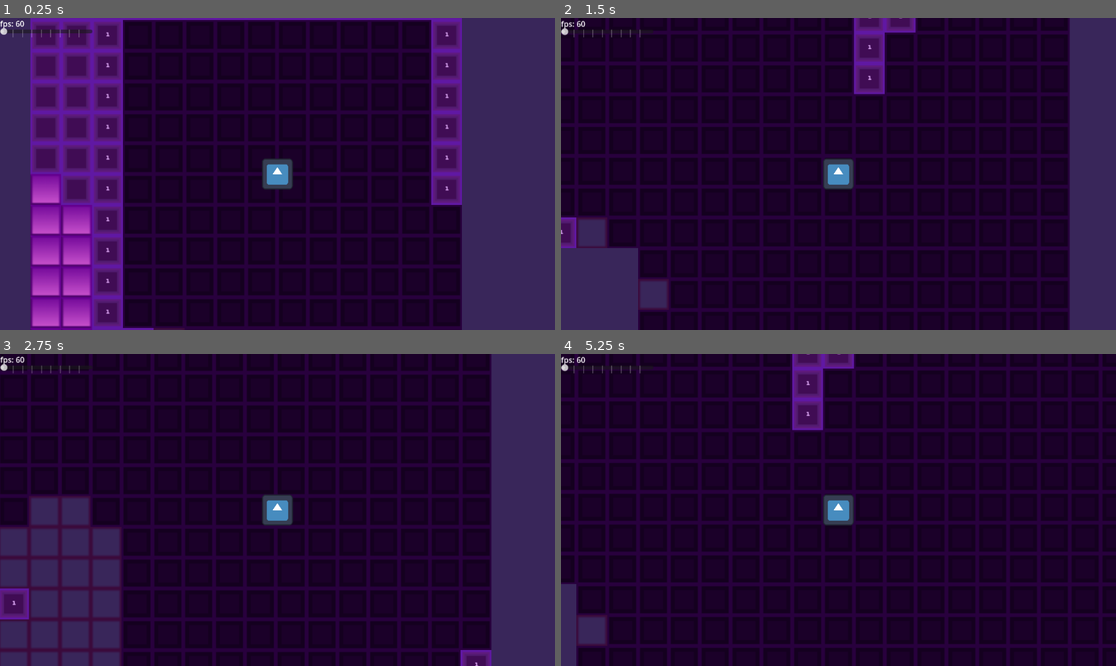
Above: before the commit, frames 1-4 (two rows, left to right).
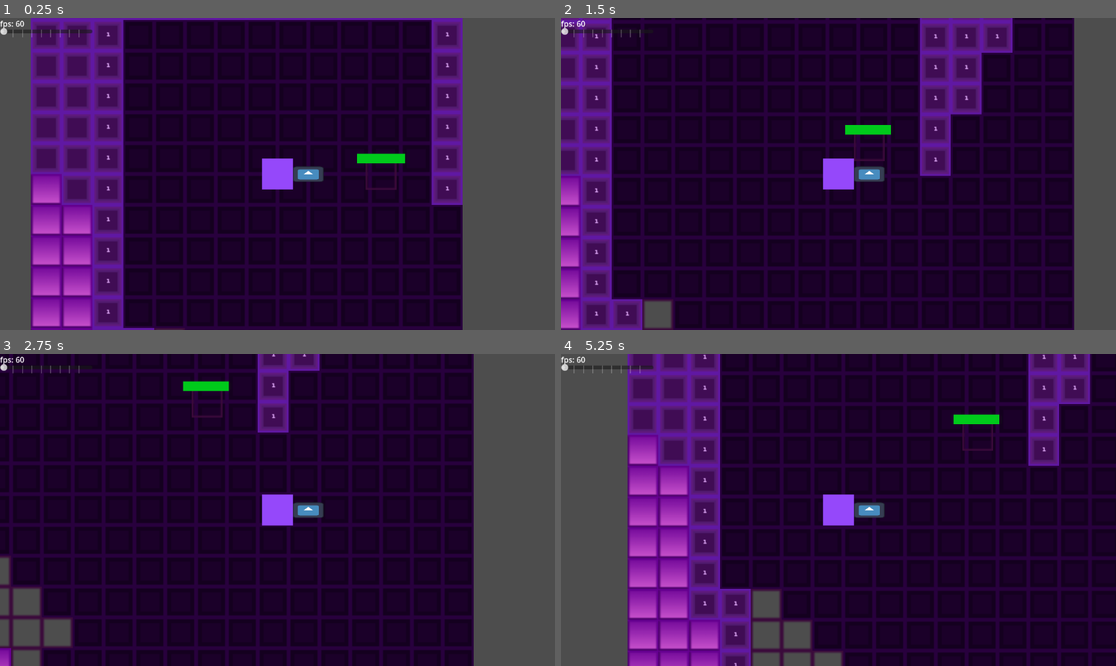
Above: after the commit, the same moments.

Repository: ninjassifi/Insanifactor
Game: Godot game, scene res://Scenes/Main.tscn
Same seed, same stepped clock (60 frames per second), same inputs: the game is played once before the commit and once after it. Before the commit the project starts from res://Main.tscn. The engine's default icon, where the game draws it, is replaced by a stand-in: a white triangle on a blue panel in a dark square.
Inputs (mouse positions are in pixels of both pictures, inside the frame that each line leads up to):
- Up to frame 1 (0.25 s): no input
- Up to frame 2 (1.5 s): tap Enter at 0.5 s; move the mouse to (960, 158) at 0.52 s; press the mouse at (960, 158) at 0.53 s; hold D (moveRight) 0.53-1.28 s; move the mouse to (727, 189) at 1.27 s; release the mouse at (727, 189) at 1.28 s; hold S (moveDown) from 1.28 s (still down); click (727, 189) at 1.35 s
- Up to frame 3 (2.75 s): move the mouse to (333, 441) at 2.02 s; release S (moveDown) at 2.03 s; press the mouse at (333, 441) at 2.03 s; hold D (moveRight) from 2.03 s (still down)
- Up to frame 4 (5.25 s): move the mouse to (810, 572) at 2.77 s; release D (moveRight) at 2.78 s; release the mouse at (810, 572) at 2.78 s; hold W (moveUp) 2.78-3.53 s; click (810, 572) at 2.85 s; move the mouse to (1005, 556) at 3.52 s; press the mouse at (1005, 556) at 3.53 s; hold A (moveLeft) 3.53-5.03 s; move the mouse to (672, 463) at 4.27 s; release the mouse at (672, 463) at 4.28 s; click (672, 463) at 4.35 s; move the mouse to (866, 510) at 5.02 s; press the mouse at (866, 510) at 5.03 s; hold S (moveDown) from 5.03 s (still down)

The runs differ from the first frame. In frame 1, 24% of the frame differs, in the area x 0-100%, y 0-100%; in frame 2, 40%; in frame 3, 35%; in frame 4, 49%.

Commit message:
Added weapon support, health, components
Tidied up some code, added components like health, attack, hitbox, health bar
Using new components, made a sword (godot icon) which does damage to any entity in it's area

Diff:
--- /dev/null
+++ b/Insanifactor GD/Base classes/character.tscn
@@ -0,0 +1,17 @@
+[gd_scene load_steps=3 format=3 uid="uid://c6vpiruf5jvw8"]
+
+[ext_resource type="PackedScene" uid="uid://dgbjyrhego31s" path="res://Components/health_component.tscn" id="2_op4dy"]
+[ext_resource type="PackedScene" uid="uid://de5pd3r6hp4q8" path="res://Components/hurtbox_component.tscn" id="3_l8js2"]
+
+[node name="Character" type="CharacterBody2D"]
+
+[node name="Sprite" type="Sprite2D" parent="."]
+
+[node name="HealthComponent" parent="." instance=ExtResource("2_op4dy")]
+
+[node name="HurtboxComponent" parent="." node_paths=PackedStringArray("health_component") instance=ExtResource("3_l8js2")]
+health_component = NodePath("../HealthComponent")
+
+[node name="Area" type="CollisionShape2D" parent="HurtboxComponent"]
+
+[node name="CollisionShape" type="CollisionShape2D" parent="."]
--- /dev/null
+++ b/Insanifactor GD/Base classes/entity.tscn
@@ -0,0 +1,5 @@
+[gd_scene format=3 uid="uid://be2s2c4mgkqnc"]
+
+[node name="Entity" type="Node2D"]
+
+[node name="Sprite" type="Sprite2D" parent="."]
--- /dev/null
+++ b/Insanifactor GD/Base classes/static_object.tscn
@@ -0,0 +1,14 @@
+[gd_scene load_steps=3 format=3 uid="uid://cwhcbglejme4e"]
+
+[ext_resource type="PackedScene" uid="uid://de5pd3r6hp4q8" path="res://Components/hurtbox_component.tscn" id="1_1c7er"]
+[ext_resource type="PackedScene" uid="uid://dgbjyrhego31s" path="res://Components/health_component.tscn" id="2_6l51x"]
+
+[node name="StaticObject" type="StaticBody2D"]
+
+[node name="Sprite" type="Sprite2D" parent="."]
+
+[node name="HealthComponent" parent="." instance=ExtResource("2_6l51x")]
+
+[node name="HurtboxComponent" parent="." instance=ExtResource("1_1c7er")]
+
+[node name="CollisionShape" type="CollisionShape2D" parent="."]
--- /dev/null
+++ b/Insanifactor GD/Base classes/weapon.tscn
@@ -0,0 +1,8 @@
+[gd_scene load_steps=2 format=3 uid="uid://yxkeakeqje17"]
+
+[ext_resource type="Script" path="res://Scripts/weapon.gd" id="1_luqd2"]
+
+[node name="Weapon" type="Node2D"]
+script = ExtResource("1_luqd2")
+
+[node name="Sprite" type="Sprite2D" parent="."]
--- /dev/null
+++ b/Insanifactor GD/Components/attack_component.gd
@@ -0,0 +1,51 @@
+extends Area2D
+
+class_name AttackComponent
+
+# Ammount of damage that this weapon does
+@export var attack_damage : float = 1.0
+@export var attack_cooldown : float = 1.0
+
+var can_attack : bool = false
+var cooldownTimer := Timer.new()
+var enemy
+
+func _ready():
+	add_child(cooldownTimer)
+	initCooldownTimer()
+
+
+func onAreaEntered(area):
+	enemy = area
+	can_attack = true
+	#print("detected")
+
+
+func onAreaExited(area):
+	can_attack = false
+
+
+func attack():
+	# If cannot attack or cooldown is still not 0, return
+	if(!can_attack):
+		return
+
+	if(cooldownTimer.time_left != 0):
+		return
+
+	if(enemy.has_method("damage")):
+		enemy.damage(attack_damage)
+		# Start it over so we don't do damage 20x per second
+		resetCooldownTimer()
+
+
+func initCooldownTimer():
+	cooldownTimer.wait_time = attack_cooldown
+	cooldownTimer.autostart = true
+	cooldownTimer.one_shot = true
+	cooldownTimer.start()
+
+
+func resetCooldownTimer():
+	cooldownTimer.wait_time = attack_cooldown
+	cooldownTimer.start()
--- /dev/null
+++ b/Insanifactor GD/Components/attack_component.tscn
@@ -0,0 +1,6 @@
+[gd_scene load_steps=2 format=3 uid="uid://dkxpobckdwh2c"]
+
+[ext_resource type="Script" path="res://Components/attack_component.gd" id="1_wkjh1"]
+
+[node name="AttackComponent" type="Area2D"]
+script = ExtResource("1_wkjh1")
--- /dev/null
+++ b/Insanifactor GD/Components/health_bar_component.gd
@@ -0,0 +1,16 @@
+extends Node
+
+class_name HealthBarComponent
+
+@export var health_component : HealthComponent
+
+@onready var bar : ProgressBar = $ProgressBar
+
+func _ready():
+	bar.min_value = 0.0
+	bar.max_value = health_component.max_health
+
+
+# When the health component damaged signal is sent:
+func damaged():
+	bar.value = health_component.health
--- /dev/null
+++ b/Insanifactor GD/Components/health_bar_component.tscn
@@ -0,0 +1,6 @@
+[gd_scene load_steps=2 format=3 uid="uid://cum5ewuce1sgx"]
+
+[ext_resource type="Script" path="res://Components/health_bar_component.gd" id="1_o04el"]
+
+[node name="HealthBarComponent" type="Node2D"]
+script = ExtResource("1_o04el")
--- /dev/null
+++ b/Insanifactor GD/Components/health_component.gd
@@ -0,0 +1,25 @@
+extends Node
+
+class_name HealthComponent
+
+signal damaged
+
+@export var max_health : float = 10.0;
+var health;
+
+func _ready():
+	health = max_health
+
+
+# Does damage and things to this health
+func damage(damage : float) -> void:
+	damaged.emit()
+
+	health = health - damage
+	# If health is less than 0, than rid this node
+	if(health <= 0):
+		die()
+
+
+func die() -> void:
+	get_parent().queue_free()
--- /dev/null
+++ b/Insanifactor GD/Components/health_component.tscn
@@ -0,0 +1,6 @@
+[gd_scene load_steps=2 format=3 uid="uid://dgbjyrhego31s"]
+
+[ext_resource type="Script" path="res://Components/health_component.gd" id="1_0juor"]
+
+[node name="HealthComponent" type="Node2D"]
+script = ExtResource("1_0juor")
--- /dev/null
+++ b/Insanifactor GD/Components/hurtbox_component.gd
@@ -0,0 +1,10 @@
+extends Area2D
+
+class_name HurtComponent
+
+@export var health_component : HealthComponent
+
+func damage(damage : float):
+	# If health component exists, damage the heath component
+	if health_component:
+		health_component.damage(damage)
--- /dev/null
+++ b/Insanifactor GD/Components/hurtbox_component.tscn
@@ -0,0 +1,6 @@
+[gd_scene load_steps=2 format=3 uid="uid://de5pd3r6hp4q8"]
+
+[ext_resource type="Script" path="res://Components/hurtbox_component.gd" id="1_26aam"]
+
+[node name="HurtboxComponent" type="Area2D"]
+script = ExtResource("1_26aam")
--- /dev/null
+++ b/Insanifactor GD/Scenes/Main.tscn
@@ -0,0 +1,117 @@
+[gd_scene load_steps=14 format=3 uid="uid://dj1050wh66gg5"]
+
+[ext_resource type="Script" path="res://Scripts/Main.gd" id="1_4rfff"]
+[ext_resource type="PackedScene" uid="uid://cedoxu0lnsch0" path="res://Scenes/control.tscn" id="1_ama7d"]
+[ext_resource type="Texture2D" uid="uid://d260tyakn2uhx" path="res://Textures/New floorwallcollider.png" id="2_lshfe"]
+[ext_resource type="PackedScene" uid="uid://c5isjbm3omwj" path="res://Scenes/player.tscn" id="3_du2w6"]
+[ext_resource type="Script" path="res://Scripts/UI.gd" id="3_lg28v"]
+[ext_resource type="Script" path="res://Scripts/FPS.gd" id="4_0wuh4"]
+[ext_resource type="Texture2D" uid="uid://dxmiot304oi8l" path="res://Textures/Floor wall and collider.png" id="5_858kp"]
+[ext_resource type="PackedScene" uid="uid://nxhcsbs6vwmp" path="res://Scenes/enemy.tscn" id="5_fbb5s"]
+[ext_resource type="Script" path="res://Scripts/TileMap.gd" id="5_pymua"]
+[ext_resource type="PackedScene" uid="uid://2i5w1lfylqp0" path="res://Scenes/main_menu.tscn" id="9_e01j0"]
+
+[sub_resource type="TileSetAtlasSource" id="TileSetAtlasSource_574xc"]
+texture = ExtResource("2_lshfe")
+texture_region_size = Vector2i(32, 32)
+0:0/0 = 0
+0:0/0/physics_layer_0/linear_velocity = Vector2(0, 0)
+0:0/0/physics_layer_0/angular_velocity = 0.0
+0:1/0 = 0
+0:1/0/physics_layer_0/linear_velocity = Vector2(0, 0)
+0:1/0/physics_layer_0/angular_velocity = 0.0
+0:2/0 = 0
+0:2/0/physics_layer_0/linear_velocity = Vector2(0, 0)
+0:2/0/physics_layer_0/angular_velocity = 0.0
+0:2/0/physics_layer_0/polygon_0/points = PackedVector2Array(-16, -16, 16, -16, 16, 16, -16, 16)
+
+[sub_resource type="TileSetAtlasSource" id="TileSetAtlasSource_ybeyq"]
+texture = ExtResource("5_858kp")
+texture_region_size = Vector2i(32, 32)
+0:0/0 = 0
+0:0/0/physics_layer_0/linear_velocity = Vector2(0, 0)
+0:0/0/physics_layer_0/angular_velocity = 0.0
+0:1/0 = 0
+0:1/0/physics_layer_0/linear_velocity = Vector2(0, 0)
+0:1/0/physics_layer_0/angular_velocity = 0.0
+0:2/0 = 0
+0:2/0/physics_layer_0/linear_velocity = Vector2(0, 0)
+0:2/0/physics_layer_0/angular_velocity = 0.0
+0:2/0/physics_layer_0/polygon_0/points = PackedVector2Array(-14, -14, 14, -14, 14, 13.5, -14, 14)
+
+[sub_resource type="TileSet" id="TileSet_npyit"]
+tile_size = Vector2i(32, 32)
+physics_layer_0/collision_layer = 1
+sources/2 = SubResource("TileSetAtlasSource_ybeyq")
+sources/1 = SubResource("TileSetAtlasSource_574xc")
+
+[node name="Main" type="Node2D"]
+script = ExtResource("1_4rfff")
+
+[node name="Terrain" type="TileMap" parent="."]
+show_behind_parent = true
+z_as_relative = false
+scale = Vector2(2, 2)
+tile_set = SubResource("TileSet_npyit")
+format = 2
+layer_0/y_sort_enabled = true
+layer_0/tile_data = PackedInt32Array(-65536, 0, 0, -1, 0, 0, 65535, 0, 0, 0, 0, 0, 1, 0, 1, -65535, 0, 1, -131071, 0, 1, -131072, 0, 1, -65537, 0, 1, -65538, 0, 1, -2, 0, 1, 65534, 0, 1, 131070, 0, 1, 131071, 0, 1, 65536, 0, 1, 65537, 0, 1)
+script = ExtResource("5_pymua")
+
+[node name="TerrainGen" type="Node" parent="Terrain"]
+
+[node name="Enemy" parent="." instance=ExtResource("5_fbb5s")]
+position = Vector2(215, 1)
+
+[node name="Player" parent="." instance=ExtResource("3_du2w6")]
+
+[node name="Camera" type="Camera2D" parent="Player"]
+
+[node name="CanvasLayer" type="CanvasLayer" parent="."]
+layer = 6
+follow_viewport_enabled = true
+
+[node name="Ui" parent="CanvasLayer" instance=ExtResource("1_ama7d")]
+process_priority = 1
+top_level = true
+anchors_preset = 9
+anchor_right = 0.0
+offset_left = -512.0
+offset_top = -324.0
+offset_right = -512.0
+offset_bottom = -324.0
+grow_horizontal = 1
+script = ExtResource("3_lg28v")
+
+[node name="FPS" type="Label" parent="CanvasLayer/Ui"]
+layout_mode = 1
+anchors_preset = -1
+anchor_right = 0.035
+anchor_bottom = 0.035
+offset_right = -0.32
+offset_bottom = 0.32
+script = ExtResource("4_0wuh4")
+
+[node name="ChunkRadius" type="HSlider" parent="CanvasLayer/Ui"]
+layout_mode = 0
+offset_top = 20.0
+offset_right = 192.0
+offset_bottom = 36.0
+max_value = 20.0
+tick_count = 10
+
+[node name="Main menu" parent="." instance=ExtResource("9_e01j0")]
+visible = false
+anchors_preset = 15
+anchor_left = 0.0
+anchor_top = 0.0
+anchor_right = 1.0
+anchor_bottom = 1.0
+offset_left = 0.0
+offset_top = 0.0
+offset_right = 0.0
+offset_bottom = 0.0
+size_flags_horizontal = 4
+size_flags_vertical = 4
+
+[connection signal="value_changed" from="CanvasLayer/Ui/ChunkRadius" to="." method="onChunkRadiusChanged"]
--- /dev/null
+++ b/Insanifactor GD/Scenes/control.tscn
@@ -0,0 +1,9 @@
+[gd_scene format=3 uid="uid://cedoxu0lnsch0"]
+
+[node name="Control" type="Control"]
+layout_mode = 3
+anchors_preset = 15
+anchor_right = 1.0
+anchor_bottom = 1.0
+grow_horizontal = 2
+grow_vertical = 2
--- /dev/null
+++ b/Insanifactor GD/Scenes/enemy.tscn
@@ -0,0 +1,51 @@
+[gd_scene load_steps=9 format=3 uid="uid://nxhcsbs6vwmp"]
+
+[ext_resource type="PackedScene" uid="uid://c6vpiruf5jvw8" path="res://Base classes/character.tscn" id="1_ihp46"]
+[ext_resource type="Texture2D" uid="uid://dgowe18sgag66" path="res://Textures/floor.png" id="2_o8y1g"]
+[ext_resource type="PackedScene" uid="uid://cum5ewuce1sgx" path="res://Components/health_bar_component.tscn" id="3_xtryh"]
+
+[sub_resource type="Gradient" id="Gradient_1bqio"]
+offsets = PackedFloat32Array(0.0296296, 1)
+colors = PackedColorArray(1.44392e-07, 0.792496, 0.107505, 1, 0, 0, 0, 1)
+
+[sub_resource type="GradientTexture1D" id="GradientTexture1D_dtcgm"]
+gradient = SubResource("Gradient_1bqio")
+width = 1
+
+[sub_resource type="StyleBoxTexture" id="StyleBoxTexture_0jhrc"]
+texture = SubResource("GradientTexture1D_dtcgm")
+
+[sub_resource type="RectangleShape2D" id="RectangleShape2D_fiddh"]
+size = Vector2(66, 66)
+
+[sub_resource type="RectangleShape2D" id="RectangleShape2D_n78dt"]
+size = Vector2(64, 64)
+
+[node name="Enemy" instance=ExtResource("1_ihp46")]
+
+[node name="Sprite" parent="." index="0"]
+scale = Vector2(4, 4)
+texture = ExtResource("2_o8y1g")
+
+[node name="HealthComponent" parent="." index="1"]
+max_health = 30.0
+
+[node name="HealthBarComponent" parent="." index="2" node_paths=PackedStringArray("health_component") instance=ExtResource("3_xtryh")]
+health_component = NodePath("../HealthComponent")
+
+[node name="ProgressBar" type="ProgressBar" parent="HealthBarComponent" index="0"]
+offset_left = -50.0
+offset_top = -43.0
+offset_right = 50.0
+offset_bottom = -23.0
+theme_override_styles/fill = SubResource("StyleBoxTexture_0jhrc")
+value = 69.0
+show_percentage = false
+
+[node name="Area" parent="HurtboxComponent" index="0"]
+shape = SubResource("RectangleShape2D_fiddh")
+
+[node name="CollisionShape" parent="." index="4"]
+shape = SubResource("RectangleShape2D_n78dt")
+
+[connection signal="damaged" from="HealthComponent" to="HealthBarComponent" method="damaged"]
--- /dev/null
+++ b/Insanifactor GD/Scenes/main_menu.tscn
@@ -0,0 +1,37 @@
+[gd_scene format=3 uid="uid://2i5w1lfylqp0"]
+
+[node name="Main menu" type="Control"]
+layout_mode = 3
+anchor_left = 0.483
+anchor_top = 0.469
+anchor_right = 0.483
+anchor_bottom = 0.469
+offset_left = -556.416
+offset_top = -303.912
+offset_right = -556.416
+offset_bottom = -303.912
+grow_horizontal = 2
+grow_vertical = 2
+
+[node name="VBoxContainer" type="VBoxContainer" parent="."]
+layout_mode = 1
+anchors_preset = -1
+offset_left = -249.0
+offset_top = -51.0
+offset_right = 250.0
+offset_bottom = 51.0
+grow_horizontal = 2
+grow_vertical = 2
+metadata/_edit_use_anchors_ = true
+
+[node name="Start" type="Button" parent="VBoxContainer"]
+layout_mode = 2
+text = "START"
+
+[node name="Settings" type="Button" parent="VBoxContainer"]
+layout_mode = 2
+text = "SETTINGS"
+
+[node name="Exit" type="Button" parent="VBoxContainer"]
+layout_mode = 2
+text = "EXIT"
--- /dev/null
+++ b/Insanifactor GD/Scenes/player.tscn
@@ -0,0 +1,34 @@
+[gd_scene load_steps=6 format=3 uid="uid://c5isjbm3omwj"]
+
+[ext_resource type="PackedScene" uid="uid://c6vpiruf5jvw8" path="res://Base classes/character.tscn" id="1_66rpu"]
+[ext_resource type="Script" path="res://Scripts/Player.gd" id="2_ld15n"]
+[ext_resource type="PackedScene" uid="uid://dk1p2yocco82u" path="res://Scenes/sword.tscn" id="4_vnu2s"]
+
+[sub_resource type="RectangleShape2D" id="RectangleShape2D_yk3uy"]
+size = Vector2(66, 66)
+
+[sub_resource type="RectangleShape2D" id="RectangleShape2D_tnwee"]
+size = Vector2(64, 64)
+
+[node name="Player" instance=ExtResource("1_66rpu")]
+script = ExtResource("2_ld15n")
+
+[node name="Sprite2" type="ColorRect" parent="." index="0"]
+offset_left = -32.0
+offset_top = -32.0
+offset_right = 32.0
+offset_bottom = 32.0
+color = Color(0.584314, 0.282353, 0.980392, 1)
+
+[node name="Sprite" parent="." index="1"]
+scale = Vector2(0.5, 0.5)
+
+[node name="Area" parent="HurtboxComponent" index="0"]
+shape = SubResource("RectangleShape2D_yk3uy")
+
+[node name="CollisionShape" parent="." index="4"]
+shape = SubResource("RectangleShape2D_tnwee")
+
+[node name="Sword" parent="." index="5" instance=ExtResource("4_vnu2s")]
+position = Vector2(64, 0)
+scale = Vector2(0.5, 0.5)
--- /dev/null
+++ b/Insanifactor GD/Scenes/sword.tscn
@@ -0,0 +1,27 @@
+[gd_scene load_steps=5 format=3 uid="uid://dk1p2yocco82u"]
+
+[ext_resource type="PackedScene" uid="uid://yxkeakeqje17" path="res://Base classes/weapon.tscn" id="1_h4e4d"]
+[ext_resource type="Texture2D" uid="uid://cu3m5r4a1gcfr" path="res://Textures/icon.svg" id="2_4o25l"]
+[ext_resource type="PackedScene" uid="uid://dkxpobckdwh2c" path="res://Components/attack_component.tscn" id="3_jndrd"]
+
+[sub_resource type="RectangleShape2D" id="RectangleShape2D_agmtf"]
+size = Vector2(128, 64)
+
+[node name="Sword" node_paths=PackedStringArray("attack_component") instance=ExtResource("1_h4e4d")]
+attack_component = NodePath("AttackComponent")
+
+[node name="Sprite" parent="." index="0"]
+position = Vector2(0, 1)
+scale = Vector2(1, 0.5)
+texture = ExtResource("2_4o25l")
+
+[node name="AttackComponent" parent="." index="1" instance=ExtResource("3_jndrd")]
+attack_damage = 1.4
+attack_cooldown = 0.3
+
+[node name="Area" type="CollisionShape2D" parent="AttackComponent" index="0"]
+position = Vector2(0, 1)
+shape = SubResource("RectangleShape2D_agmtf")
+
+[connection signal="area_entered" from="AttackComponent" to="AttackComponent" method="onAreaEntered"]
+[connection signal="area_exited" from="AttackComponent" to="AttackComponent" method="onAreaExited"]
--- a/Insanifactor GD/Scripts/Main.gd
+++ b/Insanifactor GD/Scripts/Main.gd
@@ -38,7 +38,7 @@
 
 
 
-	print(playerPos);
+	#print(playerPos);
 	# Generate chunks at player
 	terrain.generatePlayer(playerPos);
 
--- /dev/null
+++ b/Insanifactor GD/Scripts/Player.gd
@@ -0,0 +1,16 @@
+extends CharacterBody2D
+
+
+@export var speed : float = 300.0
+
+func _physics_process(delta):
+	velocity = Vector2.ZERO; # The player's movement vector.
+	var direction = Input.get_vector("moveLeft", "moveRight", "moveUp", "moveDown")
+
+	velocity = direction.normalized() * speed; # This turns it so that your velocity isn't faster when pressing w and d at the same time
+	velocity = velocity * delta; # velocity per second, not per frame
+	move_and_collide(velocity);
+
+func damage(damage : float):
+	var health_component : HealthComponent = $HealthComponent
+	health_component.damage(damage)
--- a/Insanifactor GD/Scripts/TileMap.gd
+++ b/Insanifactor GD/Scripts/TileMap.gd
@@ -3,7 +3,6 @@
 # Some info: Always setcell at layer 0, because that is the floor layer
 # Current tilemap:
 var globalTextureMapIndex = 1;
-# Tile stuff
 
 # Types of tile
 enum TileType{
@@ -66,15 +65,6 @@
 	TileExact.WALL_ALONE_COLLIDE : Vector2i(0, 2)
 };
 
-# Size of chunks (in tiles)
-var chunkSizeX = 2;
-var chunkSizeY = 2;
-
-# Radius for chunks (in tiles)
-var chunkRadius = 5;
-
-var generatedChunks = {};
-
 # Biomes
 enum BiomeType{
 	VOID,
@@ -84,6 +74,16 @@
 
 var biomeType = {};
 var biomePercentage = {};
+
+# Size of chunks (in tiles)
+var chunkSizeX = 2;
+var chunkSizeY = 2;
+
+# Radius for chunks (in tiles)
+var chunkRadius = 5;
+
+var generatedChunks = {};
+
 # Perlin noise maps
 var biome = FastNoiseLite.new();
 var altitude = FastNoiseLite.new();
@@ -133,7 +133,6 @@
 
 			# bio is from 0 to 1, get_noise_2d goes from -0.5 to 0.5
 			var bio = biome.get_noise_2d(tilePos.x + tileX, tilePos.y + tileY) + .5;
-			print(bio);
 			# If biome variable is less than .9, than the biome will be normal
 			if(bio < .6):
 				biomeType[tilePos + Vector2i(tileX, tileY)] = BiomeType.NORMAL;
--- /dev/null
+++ b/Insanifactor GD/Scripts/weapon.gd
@@ -0,0 +1,7 @@
+extends Node2D
+
+@export var attack_component : AttackComponent
+
+func _physics_process(delta):
+	if(Input.is_action_pressed("attack")):
+		attack_component.attack()
--- a/Insanifactor GD/project.godot
+++ b/Insanifactor GD/project.godot
@@ -11,7 +11,7 @@
 [application]
 
 config/name="Insanifactor"
-run/main_scene="res://Main.tscn"
+run/main_scene="res://Scenes/Main.tscn"
 config/features=PackedStringArray("4.0", "Forward Plus")
 config/icon="res://Textures/icon.svg"
 
@@ -41,6 +41,11 @@
 "events": [Object(InputEventKey,"resource_local_to_scene":false,"resource_name":"","device":-1,"window_id":0,"alt_pressed":false,"shift_pressed":false,"ctrl_pressed":false,"meta_pressed":false,"pressed":false,"keycode":0,"physical_keycode":83,"key_label":0,"unicode":115,"echo":false,"script":null)
 ]
 }
+attack={
+"deadzone": 0.5,
+"events": [null, Object(InputEventMouseButton,"resource_local_to_scene":false,"resource_name":"","device":-1,"window_id":0,"alt_pressed":false,"shift_pressed":false,"ctrl_pressed":false,"meta_pressed":false,"button_mask":0,"position":Vector2(0, 0),"global_position":Vector2(0, 0),"factor":1.0,"button_index":1,"pressed":false,"double_click":false,"script":null)
+]
+}
 
 [physics]
 
